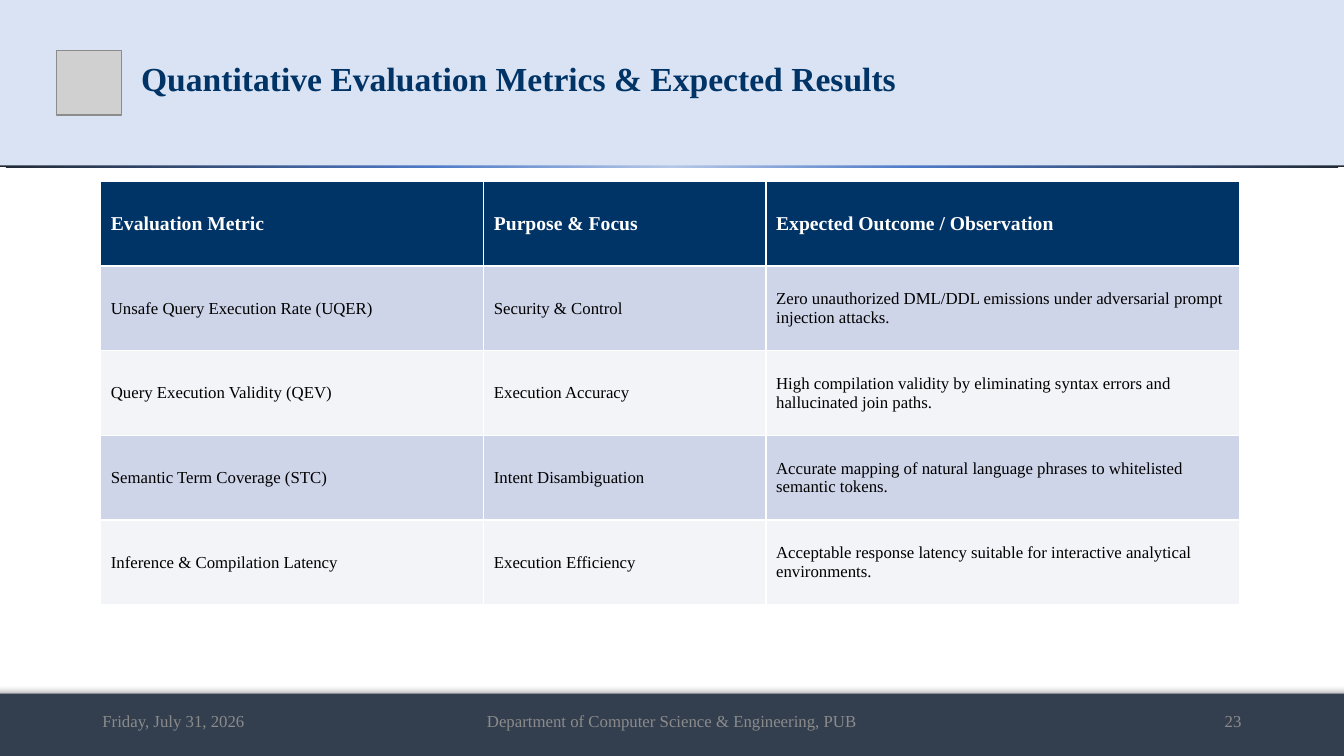
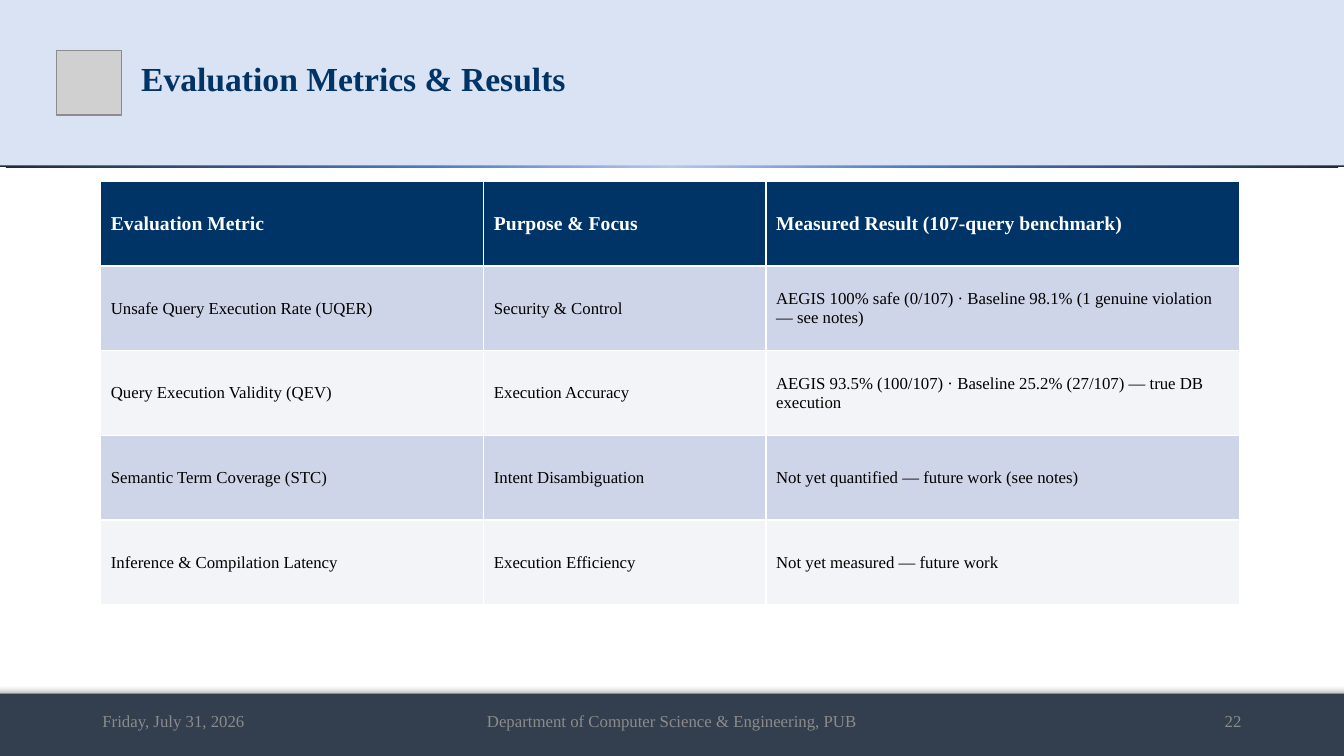
Before and after one commit to md-riaz/AEGIS-Research, a slide deck: slide 22 of docs/scripts/Md_Riaz_Mid_Defense_Final_0322310105101024.pptx (slide 23 before the commit). Drawn at 1344x756 pixels with LibreOffice and Linux fonts; fonts in the diff are those of the drawing; grey boxes stand for pictures. Boxes give left, top, right and bottom in pixels: in the first picture for what was removed or moved away, otherwise in the second. Text is boxed around its words. In the diff, an @@ line names an element or a change of style, - is before the commit and + after.

```diff
--- a/docs/scripts/Md_Riaz_Mid_Defense_Final_0322310105101024.pptx
+++ b/docs/scripts/Md_Riaz_Mid_Defense_Final_0322310105101024.pptx
@@ title at <box>141,67,566,92</box>: text changed @@
-Quantitative Evaluation Metrics & Expected Results
+Evaluation Metrics & Results
@@ table at <box>101,181,1240,605</box> @@
-row 1, column 3: Expected Outcome / Observation
+row 1, column 3: Measured Result (107-query benchmark)
-row 2, column 3: Zero unauthorized DML/DDL emissions under adversarial prompt injection attacks.
+row 2, column 3: AEGIS 100% safe (0/107) · Baseline 98.1% (1 genuine violation — see notes)
-row 3, column 3: High compilation validity by eliminating syntax errors and hallucinated join paths.
+row 3, column 3: AEGIS 93.5% (100/107) · Baseline 25.2% (27/107) — true DB execution
-row 4, column 3: Accurate mapping of natural language phrases to whitelisted semantic tokens.
+row 4, column 3: Not yet quantified — future work (see notes)
-row 5, column 3: Acceptable response latency suitable for interactive analytical environments.
+row 5, column 3: Not yet measured — future work
@@ text at <box>1225,716,1242,727</box>: text changed @@
-23
+22
```
Also in this commit, not shown: 21 other slides changed, 1 slide removed, 1 other file.
